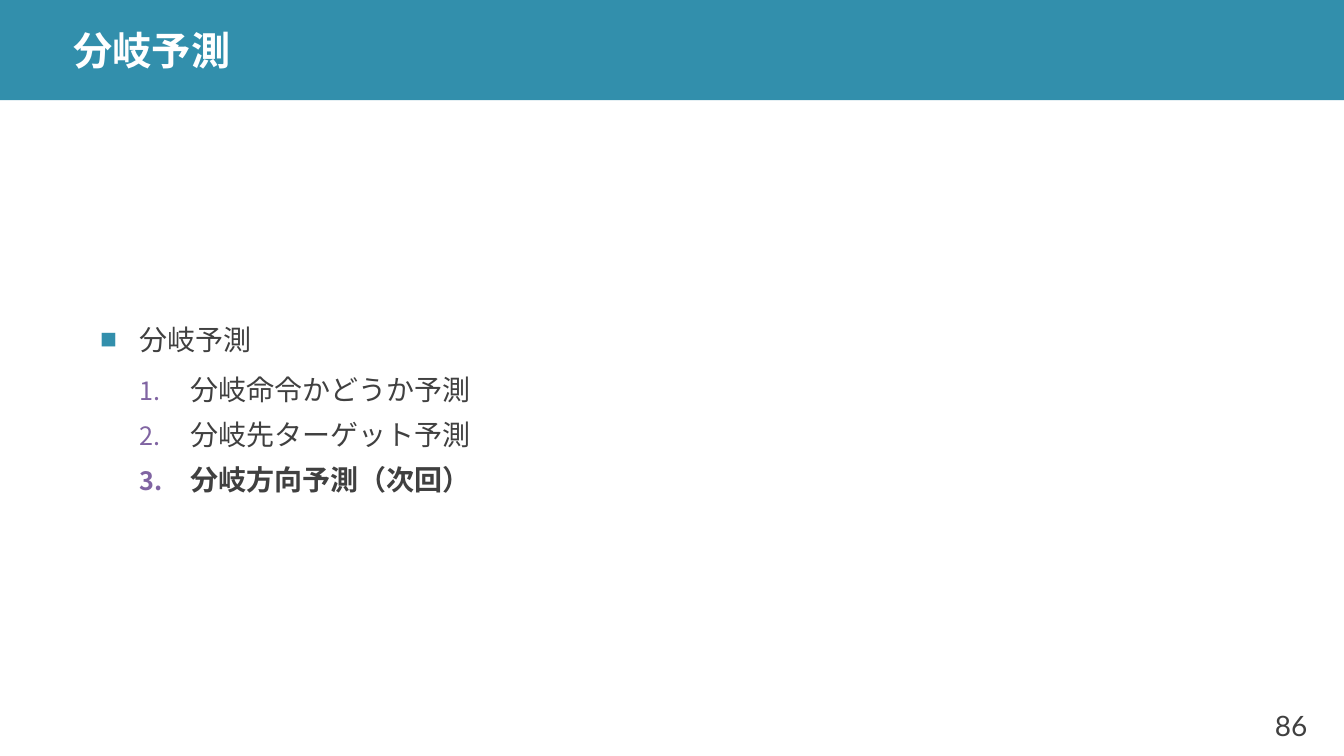
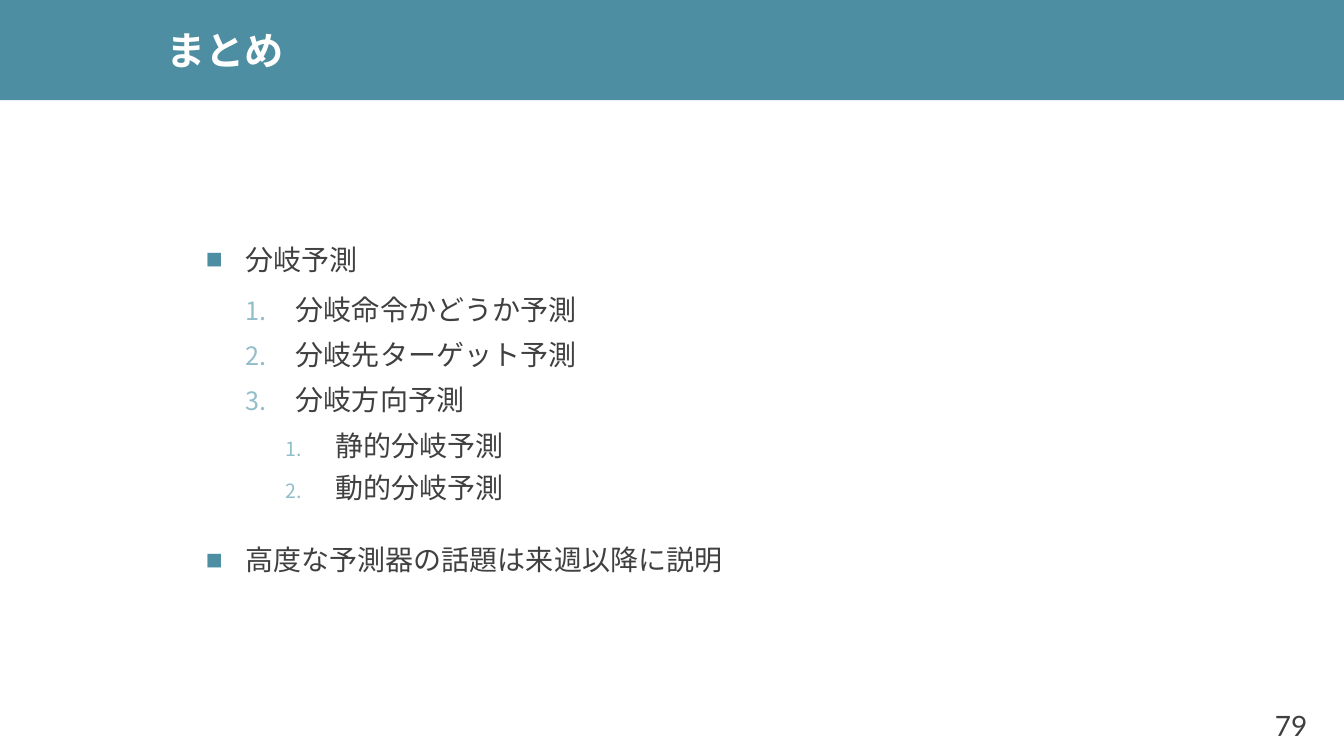
Before and after one commit to shioyadan/advanced-computer-organization, a slide deck: slide 79 of aco-shioya-05.pptx (slide 86 before the commit). Drawn at 1344x756 pixels with LibreOffice and Linux fonts; fonts in the diff are those of the drawing. Boxes give left, top, right and bottom in pixels: in the first picture for what was removed or moved away, otherwise in the second. Text is boxed around its words. In the diff, an @@ line names an element or a change of style, - is before the commit and + after.

```diff
--- a/aco-shioya-05.pptx
+++ b/aco-shioya-05.pptx
@@ rectangle at (0,0,1344,100): fill #328FAC to #4E8EA2 @@
@@ title at (166,33,283,68): text changed @@
-分岐予測
+まとめ
@@ text "分岐予測": place and size @@
-text "分岐予測" at (140,326,470,493)
+text "分岐予測" at (246,246,723,573)
@@ text at (246,246,576,368): bullet colour #328FAC to #4E8EA2; bullet colour #8064A2 to #92BDCA @@
@@ text at (246,386,723,573): text changed; bold off @@
-  3. 分岐方向予測（次回）
+  3. 分岐方向予測
+    1. 静的分岐予測
+    2. 動的分岐予測
+■ 高度な予測器の話題は来週以降に説明
@@ page number at (1275,715,1308,736): text changed @@
-86
+79
```
Also in this commit, not shown: 54 other slides changed, 49 slides added, 53 slides removed, 3 other files.
